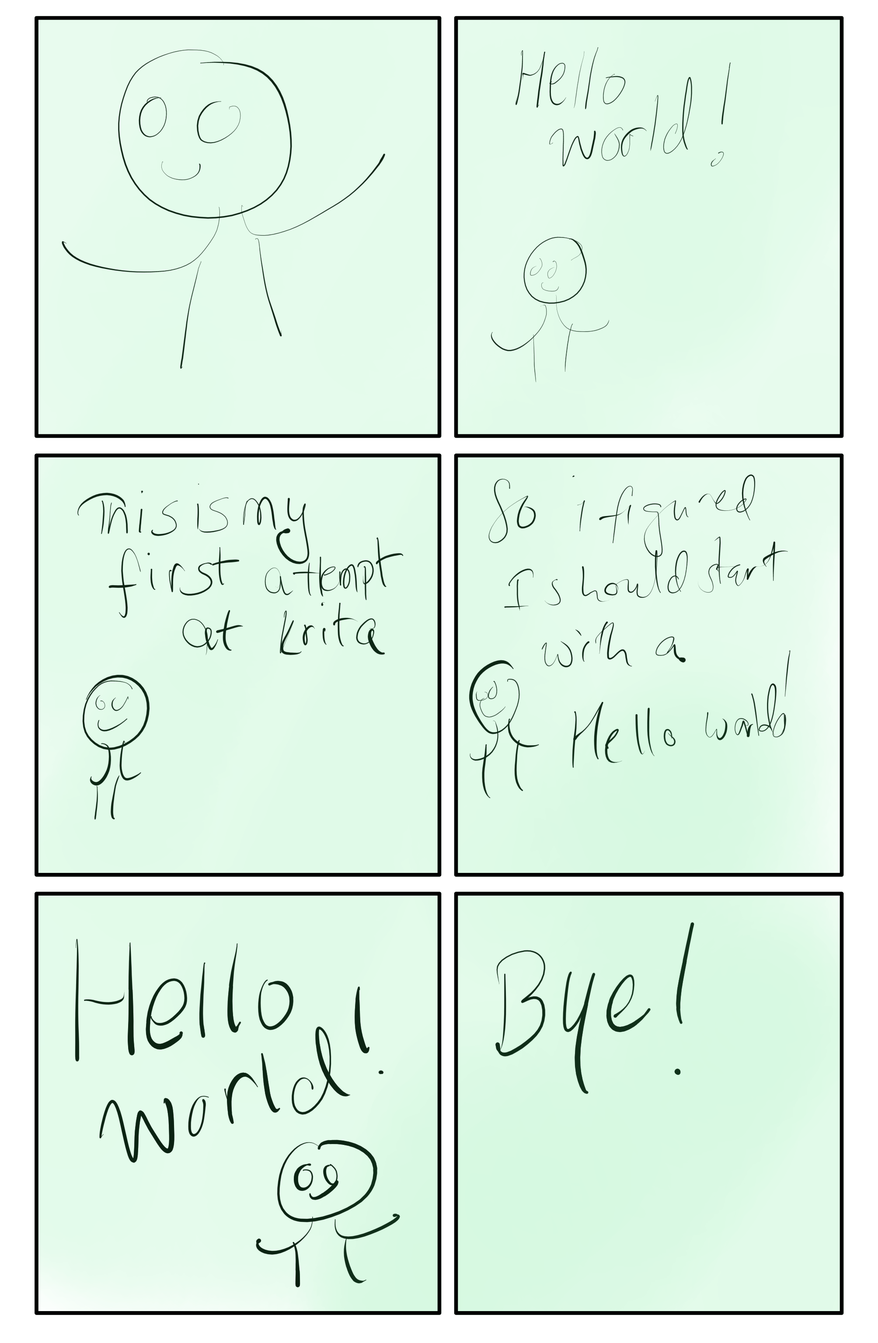
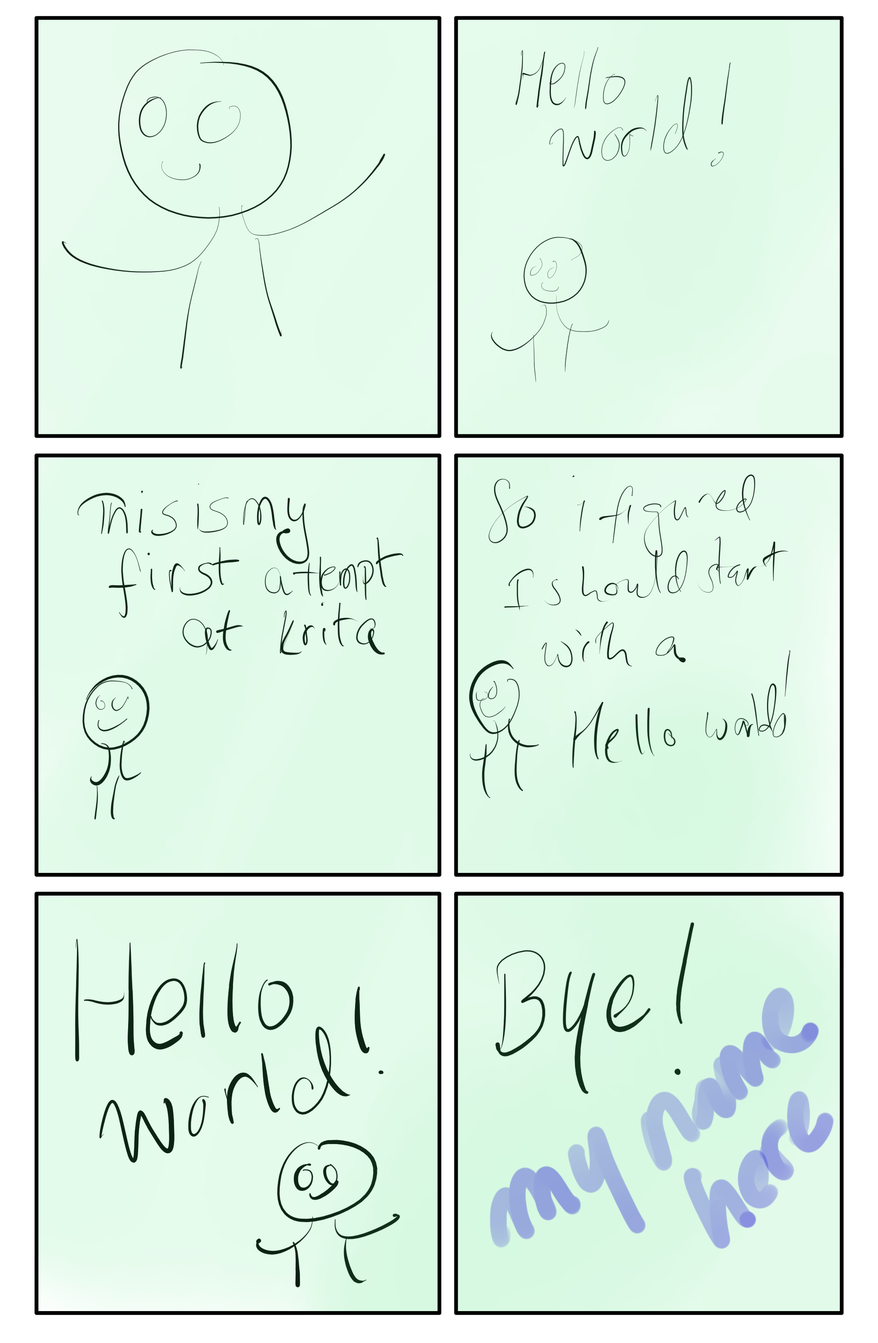
Two versions of the same layered image (878x1343). Layer-by-layer changes:
painted on "Sketch" over [489, 987, 835, 1250]
